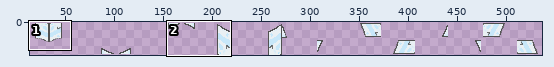
Two states of a sprite sheet, sprites/spritesheets/glass_doors.png. The first picture is a wide view before the edit; the outline marks the close-up.
Close-up. Before:
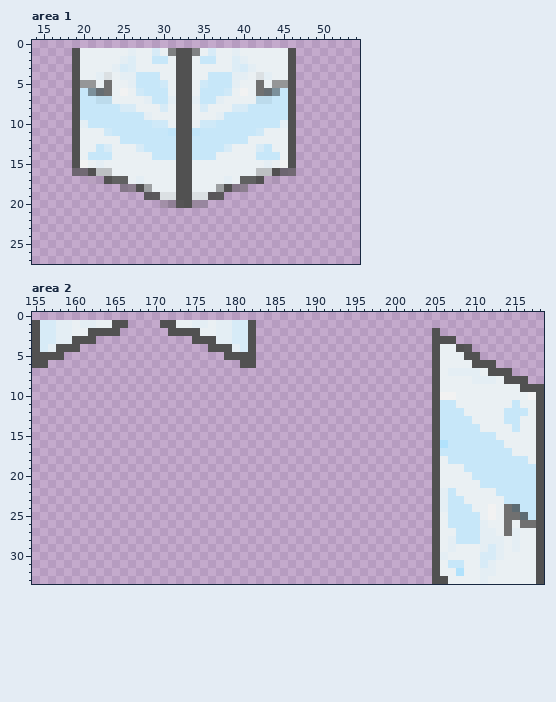
The file is 512x32 pixels. Pixels under 10% opacity are left out. Colours within 5 levels of each other are drawn and written as one. Shown: area 1: x 14..54, y 0..27; area 2: x 155..218, y 0..33. The old version is drawn lined up with the new one. The wide view leaves out empty margins. The commit also changed other parts of the picture, which this record leaves out.
Once edited:
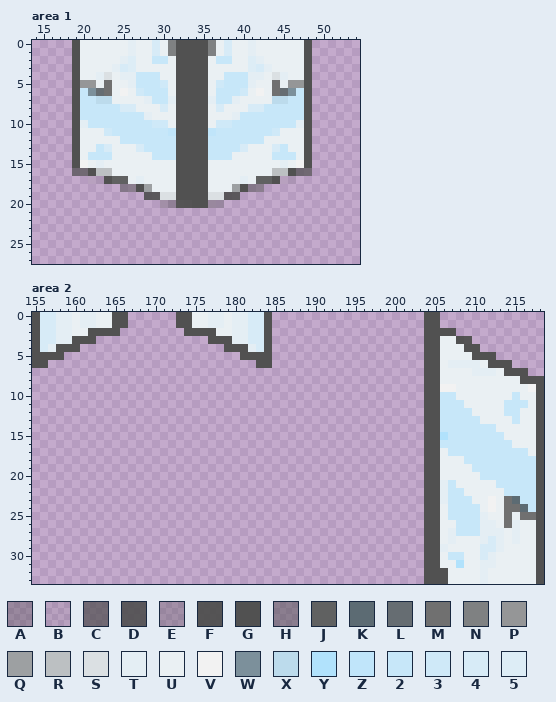
Palette (. is transparent): A #46464657  B #4e4e4e1a  C #4e4e4eb4  D #4f4f4fe7  E #5151514c  F #515151f7  G #515151  H #52525280  J #606161  K #5c6b73  L #666d72  M #707070  N #7f8182  P #959697  Q #9da0a2  R #bcc0c2  S #dbe0e3  T #e4eef4  U #eaf0f3  V #f2f2f2  W #7c909b  X #bcdbec  Y #b1e2fc  Z #c0e5fa  2 #c7e7f9  3 #cfe9f8  4 #d7ebf7  5 #ddedf6
Change:
canvas 512x32 -> 544x34; drawings rearranged on the sheet (the old picture shows each at its new place)
Changed rows in their new state; - is an unchanged pixel.
Area 1:
first column x 19:
 0 GUUUUUUTUU4UNGGGGNU4UUTUUUUUUG
 1 ---------------GGN-4U-T----UUG
 2 ---------------GGU22UU5T---UUG
 3 ---------------GG---UU54T--UUG
 4 ---------------GGUU-22TTUSTUUG
 5 ---------------GGU3-22TU-MUPPG
 6 ---------------GGU-223-VUMLW2G
 7 ---------------GGT22T--UUXX22G
 8 ---------------GG-4-UU44---22G
 9 ---------------GG-UUT------22G
10 ---------------GGU33------22TG
11 ---------------GGZ-----223-UUG
12 ---------------GG-----22---UUG
13 ---------------GG--224-UU42UUG
14 ---------------GG-22---UU-22UG
15 ---------------GG-------U-TUVG
16 ---------------GG------UURRGCC
17 ---------------GG--U-TUJJGBB--
18 ---------------GG-UUQGHH------
19 ---------------GGSSDD---------
20 --------------FGGAE-----------
Area 2:
first column x 155:
 0 G44TTUTTUUGG------GGUUTTUTT44G-------------------GG-------------
 1 ----------------..GGUUT-UTT44G-------------------GG-------------
 2 -----------------..--GGUUTT44G-------------------G-GG-----------
 3 --------------------..-GGTT44G-------------------G-UUGF---------
 4 ----------------------..-GGT4G-------------------G---UGG--------
 5 ------------------------..--GG-------------------G----U-GG------
 6 --------------------------..GG-------------------G--TTTTU-GG----
 7 -------------------------------------------------G--UUU-TTU-GG--
 8 -------------------------------------------------G-----UUU-UU-GG
 9 -------------------------------------------------G-VV--------UV-
10 -------------------------------------------------G-22-------2-U-
11 -------------------------------------------------G---2-----2-2--
12 -------------------------------------------------G----2------U--
13 -------------------------------------------------G-----2---U----
14 -------------------------------------------------G------22--U---
15 -------------------------------------------------G-Y------2-----
16 -------------------------------------------------G-2-------2----
17 -------------------------------------------------G-U--------22--
18 -------------------------------------------------G--UU--------2-
19 -------------------------------------------------G----U---------
20 -------------------------------------------------G-----U--------
21 -------------------------------------------------G-T2---UU------
22 -------------------------------------------------G---2----U-----
23 -------------------------------------------------G----2--V-MK---
24 -------------------------------------------------G-U---2----MK--
25 -------------------------------------------------G------TU--UMM-
26 -------------------------------------------------G--U----T--TUU-
27 -------------------------------------------------G--T-----TU----
28 -------------------------------------------------G---UUU-4------
29 -------------------------------------------------G-TU---4---U---
30 -------------------------------------------------G-U22---TU-----
31 -------------------------------------------------G--UY--T-------
32 -------------------------------------------------G-G-U---U------
33 -------------------------------------------------G--------------
